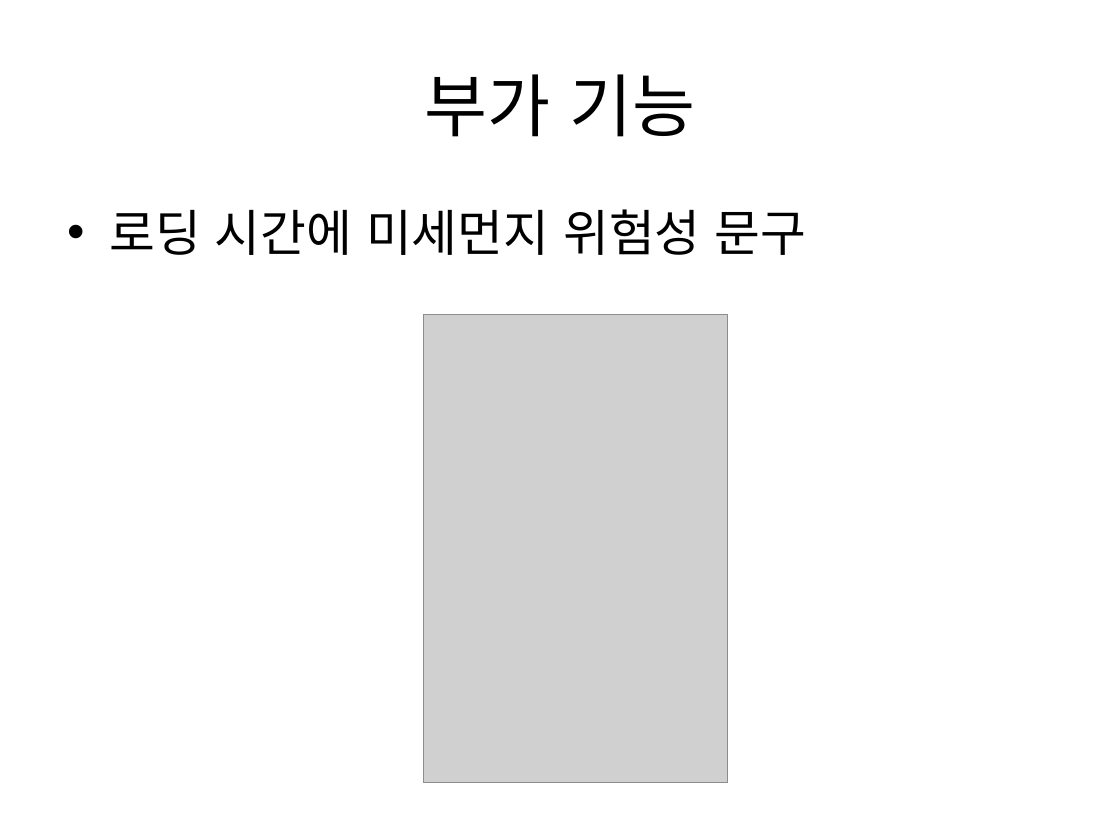
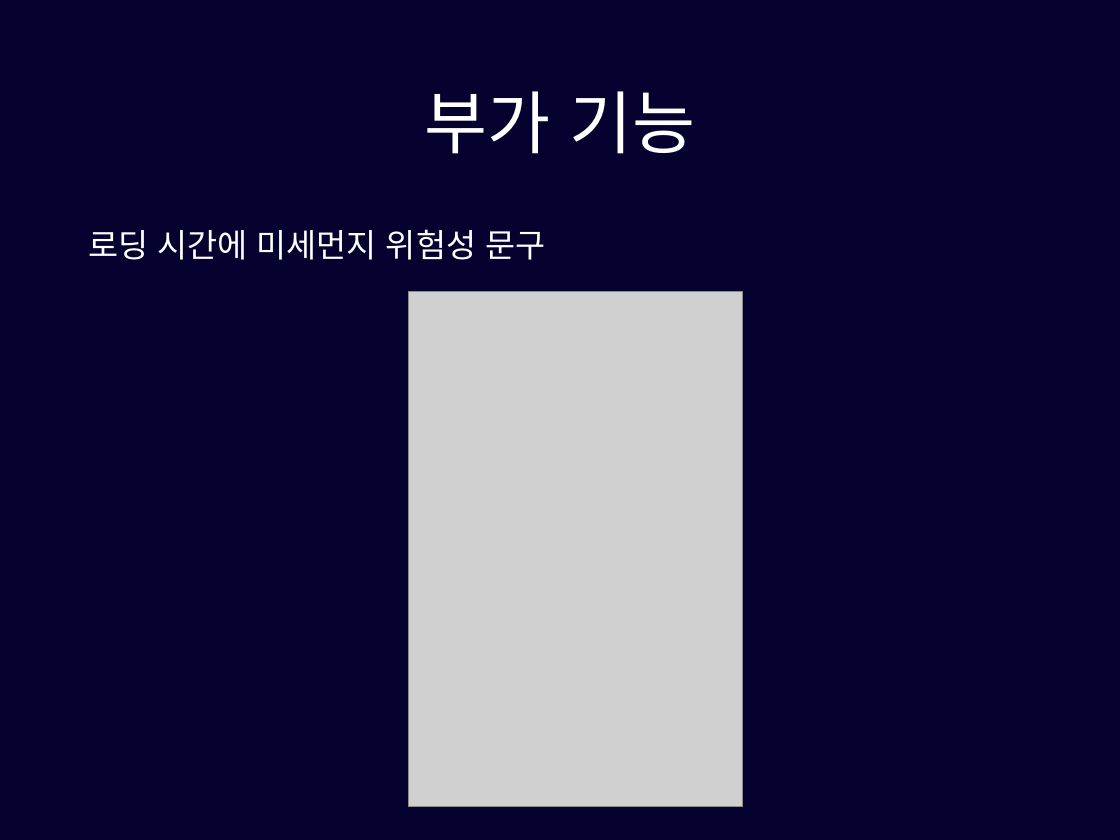
Before and after one commit to pasongsj/ideatone, a slide deck: slide 14 of ideatoneppt.pptx. Drawn at 1120x840 pixels with LibreOffice and Linux fonts; fonts in the diff are those of the drawing; grey boxes stand for pictures. Boxes give left, top, right and bottom in pixels: in the first picture for what was removed or moved away, otherwise in the second. Text is boxed around its words. In the diff, an @@ line names an element or a change of style, - is before the commit and + after.

```diff
--- a/ideatoneppt.pptx
+++ b/ideatoneppt.pptx
@@ background #FFFFFF to #05022F @@
@@ title "부가 기능": place and size @@
-title "부가 기능" at box(424, 74, 695, 137)
+title "부가 기능" at box(424, 91, 695, 154)
@@ title "부가 기능" at box(424, 91, 695, 154): text colour #000000 to #FFFFFF; line spacing 1 to 0.9 @@
@@ text "로딩 시간에 미세먼지 위험성 문구": place and size @@
-text "로딩 시간에 미세먼지 위험성 문구" at box(109, 209, 807, 255)
+text "로딩 시간에 미세먼지 위험성 문구" at box(88, 229, 545, 260)
@@ text "로딩 시간에 미세먼지 위험성 문구" at box(88, 229, 545, 260): size 32 to 21 pt, text colour #000000 to #FFFFFF; bullet • to none; line spacing 1 to 0.9; more space between paragraphs @@
@@ picture: place and size @@
-picture at box(423, 315, 727, 783)
+picture at box(409, 291, 744, 806)
```
Also in this commit, not shown: 17 other slides changed, 2 slides added, 3 slides removed, 1 other file.
